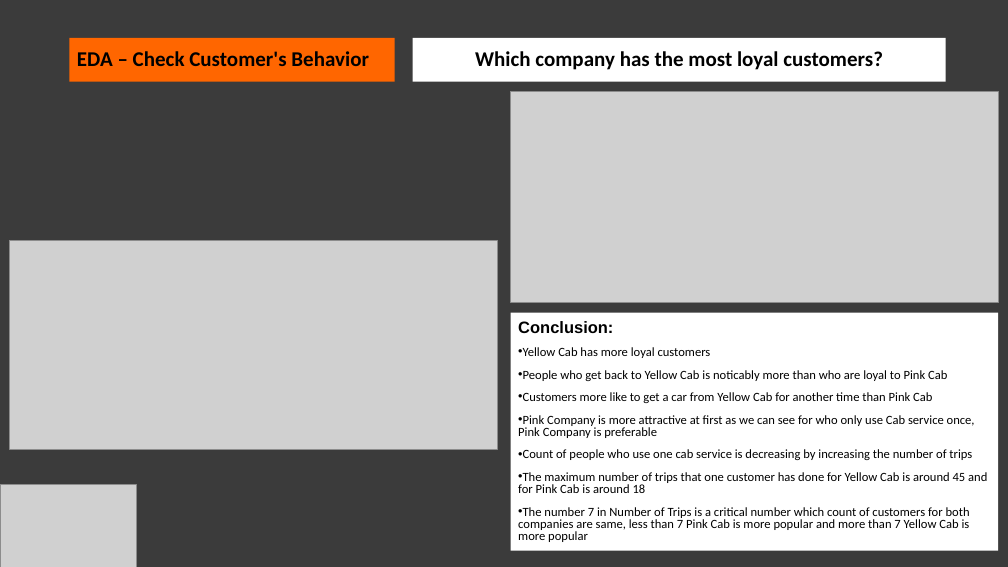
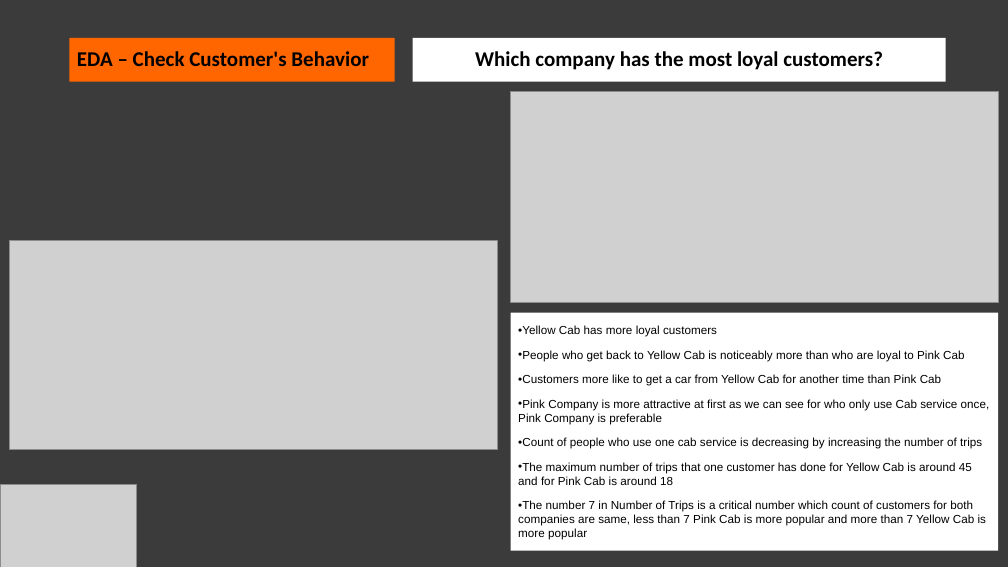
Before and after one commit to Niyusha-Baghayi/DG-Week-2, a slide deck: slide 12 of G2M insight for Cab Investment firm.pptx. Drawn at 1008x567 pixels with LibreOffice and Linux fonts; fonts in the diff are those of the drawing; grey boxes stand for pictures. Boxes give left, top, right and bottom in pixels: in the first picture for what was removed or moved away, otherwise in the second. Text is boxed around its words. In the diff, an @@ line names an element or a change of style, - is before the commit and + after.

```diff
--- a/G2M insight for Cab Investment firm.pptx
+++ b/G2M insight for Cab Investment firm.pptx
@@ text in rectangle at <box>518,321,613,333</box>: paragraph removed @@
-Conclusion:
@@ text in rectangle at <box>518,325,990,540</box>: size 12 to 11.1 pt, font Calibri to Arial in "Yellow Cab has more loyal customers", "Customers more like to get a car ...", "Pink Company is more attractive at first ...", "Count of people who use one cab ..." and 2 more places; line spacing 0.8 to 1 @@
@@ text in rectangle at <box>518,350,964,362</box>: text changed; size 12 to 11.1 pt; font Calibri to Arial @@
-• People who get back to Yellow Cab is noticably more than who are loyal to Pink Cab
+• People who get back to Yellow Cab is noticeably more than who are loyal to Pink Cab
```
Also in this commit, not shown: 12 other slides changed, 1 other file.
